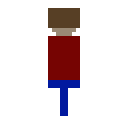
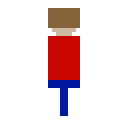
Layer changes from the first 128 × 128 image to the second:
painted on "Layer 1" over [48, 8, 80, 80]
